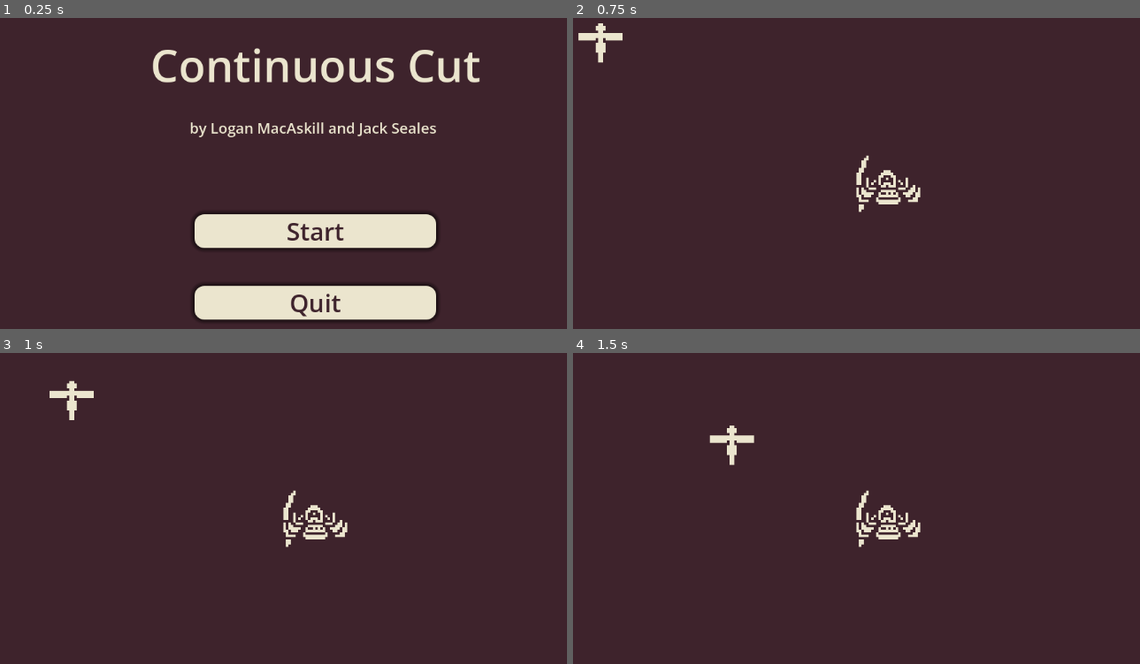
Above: before the commit, frames 1-4 (two rows, left to right).
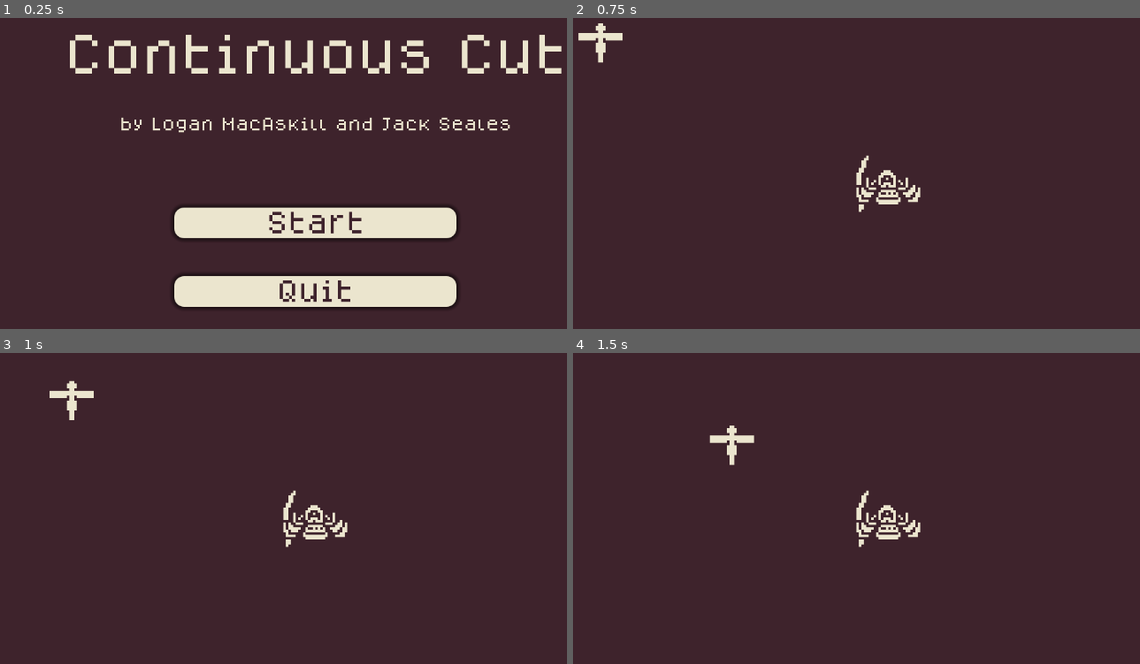
Above: after the commit, the same moments.

Repository: log2bits/continuous-cut
Game: Godot game, scene res://Scenes/title_screen.tscn
The game is run twice, just before and just after one commit, with the same random seed, the same clock (stepped at 60 frames per second) and the same inputs.
Inputs:
- Up to frame 1 (0.25 s): no input
- Up to frame 2 (0.75 s): click "Start" at 0.5 s
- Up to frame 3 (1 s): no input
- Up to frame 4 (1.5 s): no input

The runs differ from the first frame. In frame 1, 15% of the frame differs, in the area x 12-100%, y 5-98%; in frame 2, nothing differs; in frame 3, nothing differs; in frame 4, nothing differs.

Commit message:
Finished Title Screen and Font
Added font and finished art portion of title screen.

Diff:
--- a/Scenes/title_screen.tscn
+++ b/Scenes/title_screen.tscn
@@ -1,6 +1,7 @@
 [gd_scene format=3 uid="uid://2a18rpqknoec"]
 
 [ext_resource type="Script" uid="uid://dldyqrskb4pt1" path="res://Scripts/title_screen.gd" id="1_klylv"]
+[ext_resource type="FontFile" uid="uid://dbrln1wqrwok2" path="res://assets/Fonts/dogicapixel.ttf" id="2_p3fck"]
 
 [sub_resource type="StyleBoxFlat" id="StyleBoxFlat_klylv"]
 bg_color = Color(0.92156863, 0.8980392, 0.80784315, 1)
@@ -10,12 +11,52 @@
 corner_radius_bottom_left = 16
 shadow_size = 8
 
+[sub_resource type="StyleBoxFlat" id="StyleBoxFlat_4gxqj"]
+bg_color = Color(0.92156863, 0.8901961, 0.8509804, 1)
+corner_radius_top_left = 16
+corner_radius_top_right = 16
+corner_radius_bottom_right = 16
+corner_radius_bottom_left = 16
+shadow_size = 8
+
+[sub_resource type="StyleBoxFlat" id="StyleBoxFlat_twnyg"]
+bg_color = Color(0.92156863, 0.8901961, 0.8509804, 1)
+corner_radius_top_left = 16
+corner_radius_top_right = 16
+corner_radius_bottom_right = 16
+corner_radius_bottom_left = 16
+expand_margin_left = 4.0
+expand_margin_top = 4.0
+expand_margin_right = 4.0
+expand_margin_bottom = 4.0
+shadow_size = 8
+
 [sub_resource type="StyleBoxFlat" id="StyleBoxFlat_p3fck"]
 bg_color = Color(0.92156863, 0.8980392, 0.80784315, 1)
 corner_radius_top_left = 16
 corner_radius_top_right = 16
 corner_radius_bottom_right = 16
 corner_radius_bottom_left = 16
+shadow_size = 8
+
+[sub_resource type="StyleBoxFlat" id="StyleBoxFlat_55kwv"]
+bg_color = Color(0.92156863, 0.8901961, 0.8509804, 1)
+corner_radius_top_left = 16
+corner_radius_top_right = 16
+corner_radius_bottom_right = 16
+corner_radius_bottom_left = 16
+shadow_size = 8
+
+[sub_resource type="StyleBoxFlat" id="StyleBoxFlat_12m1t"]
+bg_color = Color(0.92156863, 0.8901961, 0.8509804, 1)
+corner_radius_top_left = 16
+corner_radius_top_right = 16
+corner_radius_bottom_right = 16
+corner_radius_bottom_left = 16
+expand_margin_left = 4.0
+expand_margin_top = 4.0
+expand_margin_right = 4.0
+expand_margin_bottom = 4.0
 shadow_size = 8
 
 [node name="TitleScreen" type="Control" unique_id=2067873245]
@@ -29,34 +70,52 @@
 
 [node name="VBoxContainer" type="VBoxContainer" parent="." unique_id=65834139]
 layout_mode = 1
-anchors_preset = 8
+anchors_preset = -1
 anchor_left = 0.5
-anchor_top = 0.5
+anchor_top = 0.7214506
 anchor_right = 0.5
-anchor_bottom = 0.5
-offset_left = -197.0
-offset_top = 40.0
-offset_right = 197.0
-offset_bottom = 212.0
+anchor_bottom = 0.7214506
+offset_left = -230.0
+offset_top = -114.5
+offset_right = 230.0
+offset_bottom = 114.5
 grow_horizontal = 2
 grow_vertical = 2
 theme_override_constants/separation = 62
+metadata/_edit_group_ = true
+metadata/_edit_use_anchors_ = true
 
 [node name="StartButton" type="Button" parent="VBoxContainer" unique_id=249292355]
+custom_minimum_size = Vector2(0, 50)
 layout_mode = 2
 theme_override_colors/font_color = Color(0.24313726, 0.13725491, 0.17254902, 1)
+theme_override_colors/font_focus_color = Color(0.24313726, 0.13725491, 0.17254902, 1)
+theme_override_colors/font_pressed_color = Color(0.24313726, 0.13725491, 0.17254902, 1)
+theme_override_colors/font_hover_color = Color(0.24313726, 0.13725491, 0.17254902, 1)
+theme_override_fonts/font = ExtResource("2_p3fck")
 theme_override_font_sizes/font_size = 40
 theme_override_styles/normal = SubResource("StyleBoxFlat_klylv")
+theme_override_styles/pressed = SubResource("StyleBoxFlat_4gxqj")
+theme_override_styles/hover = SubResource("StyleBoxFlat_twnyg")
 button_mask = 3
-text = "Start	"
+text = "Start"
+expand_icon = true
 
 [node name="QuitButton" type="Button" parent="VBoxContainer" unique_id=1256388815]
+custom_minimum_size = Vector2(0, 50)
 layout_mode = 2
 theme_override_colors/font_color = Color(0.24313726, 0.13725491, 0.17254902, 1)
+theme_override_colors/font_focus_color = Color(0.24313726, 0.13725491, 0.17254902, 1)
+theme_override_colors/font_pressed_color = Color(0.24313726, 0.13725491, 0.17254902, 1)
+theme_override_colors/font_hover_color = Color(0.24313726, 0.13725491, 0.17254902, 1)
+theme_override_fonts/font = ExtResource("2_p3fck")
 theme_override_font_sizes/font_size = 40
 theme_override_styles/normal = SubResource("StyleBoxFlat_p3fck")
+theme_override_styles/pressed = SubResource("StyleBoxFlat_55kwv")
+theme_override_styles/hover = SubResource("StyleBoxFlat_12m1t")
 button_mask = 3
-text = "Quit	"
+text = "Quit"
+expand_icon = true
 
 [node name="Label" type="Label" parent="." unique_id=1683374814]
 layout_mode = 1
@@ -69,6 +128,7 @@
 offset_bottom = 94.0
 grow_horizontal = 2
 theme_override_colors/font_color = Color(0.92156863, 0.8980392, 0.80784315, 1)
+theme_override_fonts/font = ExtResource("2_p3fck")
 theme_override_font_sizes/font_size = 72
 text = "Continuous Cut"
 
@@ -86,6 +146,7 @@
 grow_horizontal = 2
 grow_vertical = 2
 theme_override_colors/font_color = Color(0.92156863, 0.8980392, 0.80784315, 1)
+theme_override_fonts/font = ExtResource("2_p3fck")
 theme_override_font_sizes/font_size = 24
 text = "by Logan MacAskill and Jack Seales"
 
Binary file added: assets/Fonts/dogica.ttf
Not shown, added: assets/Fonts/dogica.ttf.import
Binary file added: assets/Fonts/dogicabold.ttf
Not shown, added: assets/Fonts/dogicabold.ttf.import
Binary file added: assets/Fonts/dogicapixel.ttf
Not shown, added: assets/Fonts/dogicapixel.ttf.import
Binary file added: assets/Fonts/dogicapixelbold.ttf
Not shown, added: assets/Fonts/dogicapixelbold.ttf.import
